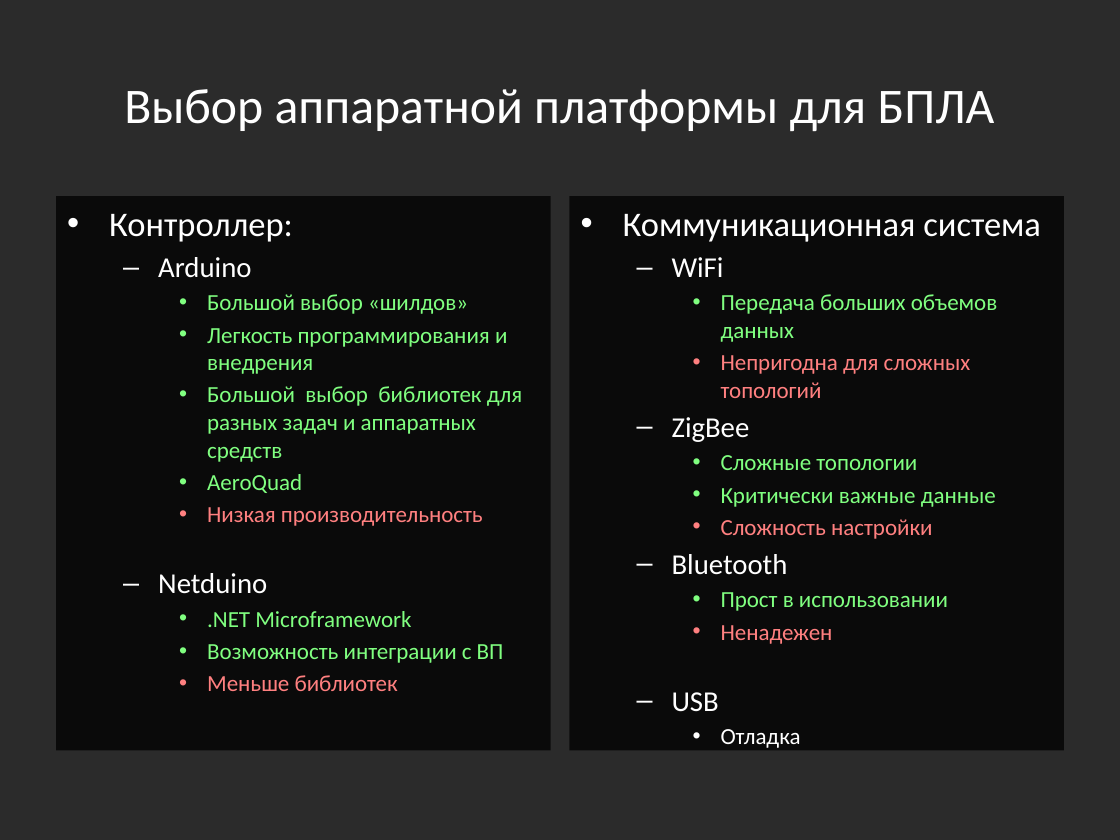
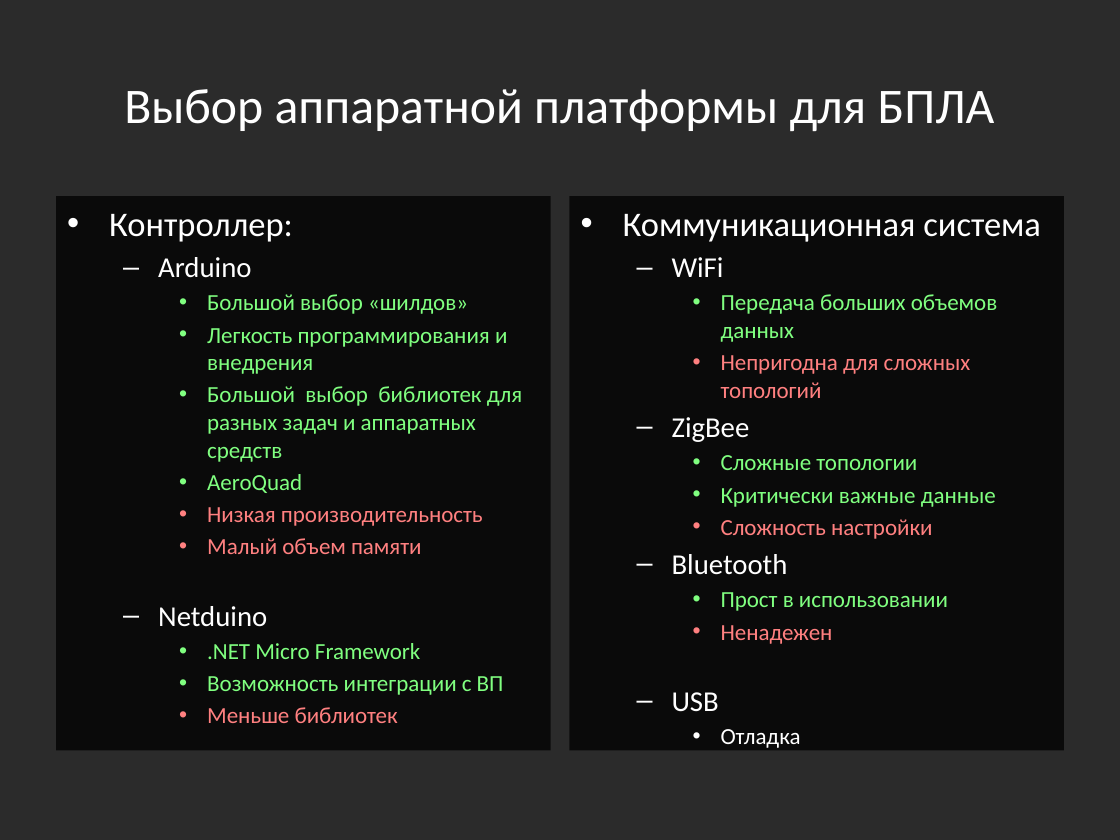
Before and after one commit to yaceq/quadro-xds, a slide deck: slide 8 of Docs/Medias2012_dhg.pptx. Drawn at 1120x840 pixels with LibreOffice and Linux fonts; fonts in the diff are those of the drawing; background and template pictures are left out; a plain dark background stands for a picture behind light text. Boxes give left, top, right and bottom in pixels: in the first picture for what was removed or moved away, otherwise in the second. Text is boxed around its words. In the diff, an @@ line names an element or a change of style, - is before the commit and + after.

```diff
--- a/Docs/Medias2012_dhg.pptx
+++ b/Docs/Medias2012_dhg.pptx
@@ text at [207, 538, 422, 554]: paragraph added @@
+    • Малый объем памяти
@@ text at [207, 643, 420, 659]: text changed @@
-    • .NET Microframework
+    • .NET Micro Framework
```
Also in this commit, not shown: 7 other slides changed, 2 slides added, 4 slides removed.
